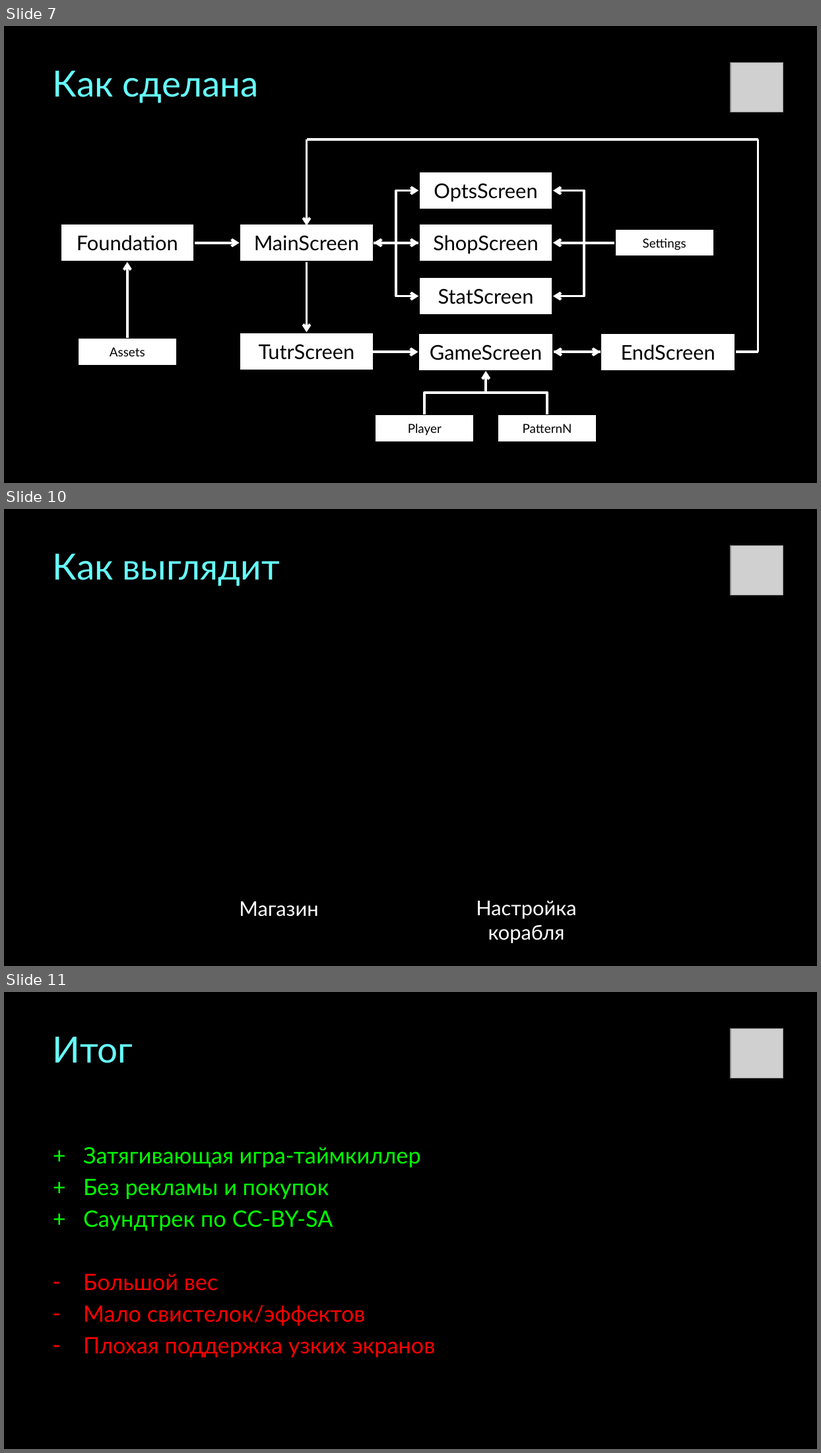
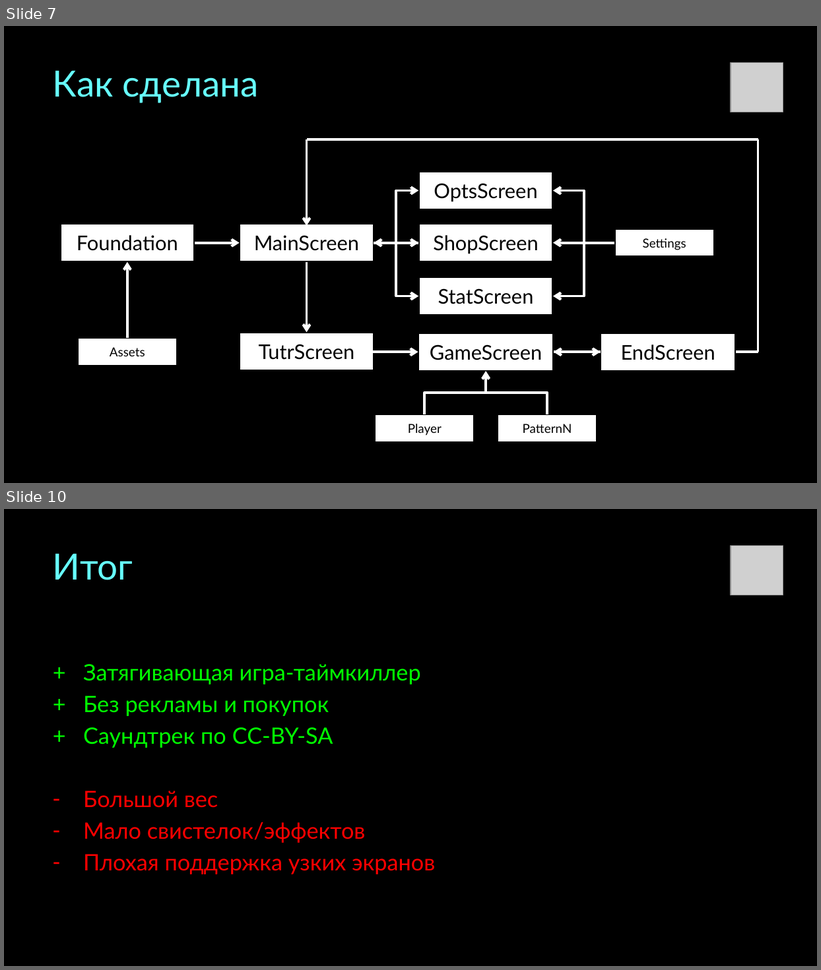
Before and after one commit to cubecrusher/Trance6-2, a slide deck: trjr.pptx. Shown one above the other, each under a label of ours: slides 7, 10 and 11 before the commit, slides 7 and 10 after it; the slides between them are not shown. The pictures are 821x1453 and 821x970 pixels, drawn with LibreOffice and Linux fonts; fonts in the diff are those of the drawing; grey boxes stand for pictures. Boxes give left, top, right and bottom in pixels: in the first picture for what was removed or moved away, otherwise in the second. Text is boxed around its words. In the diff, an @@ line names an element or a change of style, - is before the commit and + after.

```diff
--- a/trjr.pptx
+++ b/trjr.pptx
@@ slide 10 removed at (x1=4, y1=509, x2=817, y2=966), background #000000 @@
@@ picture removed at (x1=731, y1=545, x2=783, y2=595) @@
@@ title removed at (x1=53, y1=553, x2=280, y2=586) @@
-Как выглядит
@@ text removed at (x1=239, y1=902, x2=318, y2=917) @@
-Магазин
@@ text removed at (x1=476, y1=901, x2=576, y2=944) @@
-Настройка
-корабля
@@ what was slide 11 is now slide 10 @@
```
Also in this commit, not shown: 2 slides changed.
